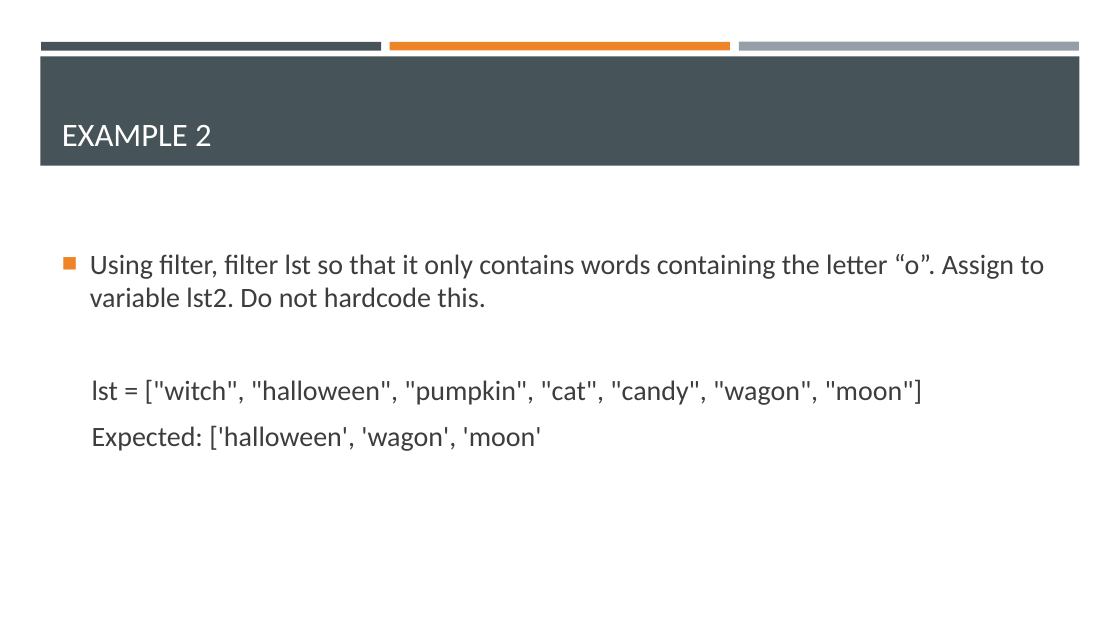
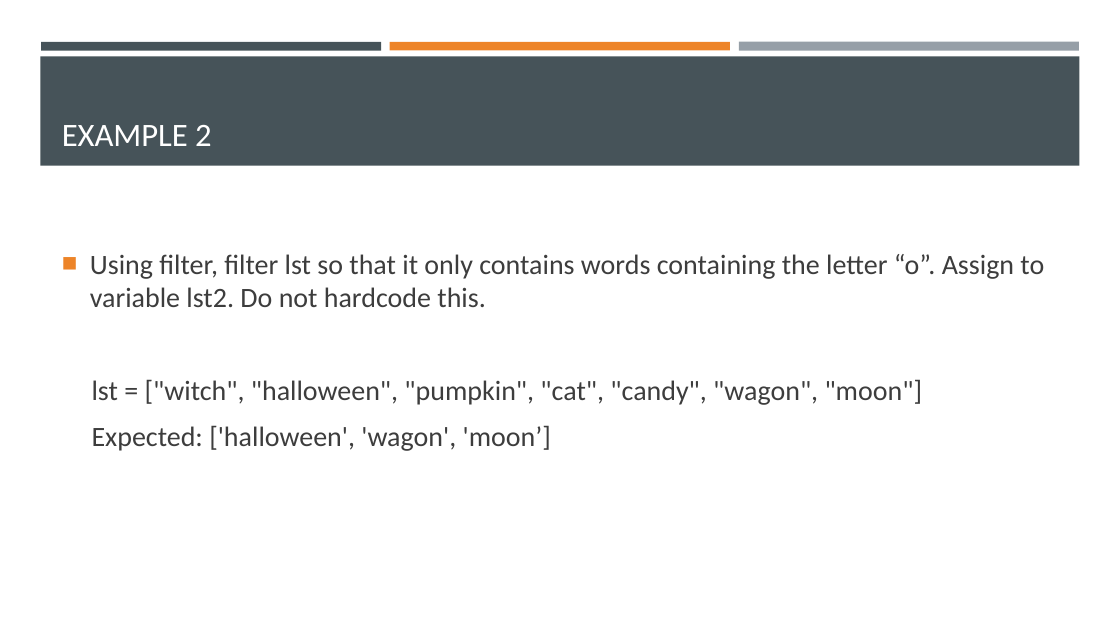
Before and after one commit to Ghost0396/iot, a slide deck: slide 178 of python/Python 3.pptx. Drawn at 1120x630 pixels with LibreOffice and Linux fonts; fonts in the diff are those of the drawing. Boxes give left, top, right and bottom in pixels: in the first picture for what was removed or moved away, otherwise in the second. Text is boxed around its words. In the diff, an @@ line names an element or a change of style, - is before the commit and + after.

```diff
--- a/python/Python 3.pptx
+++ b/python/Python 3.pptx
@@ text at [92, 425, 551, 451]: text changed @@
-  Expected: ['halloween', 'wagon', 'moon'
+  Expected: ['halloween', 'wagon', 'moon’]
```
Also in this commit, not shown: 4 slides added, 2 other files.
